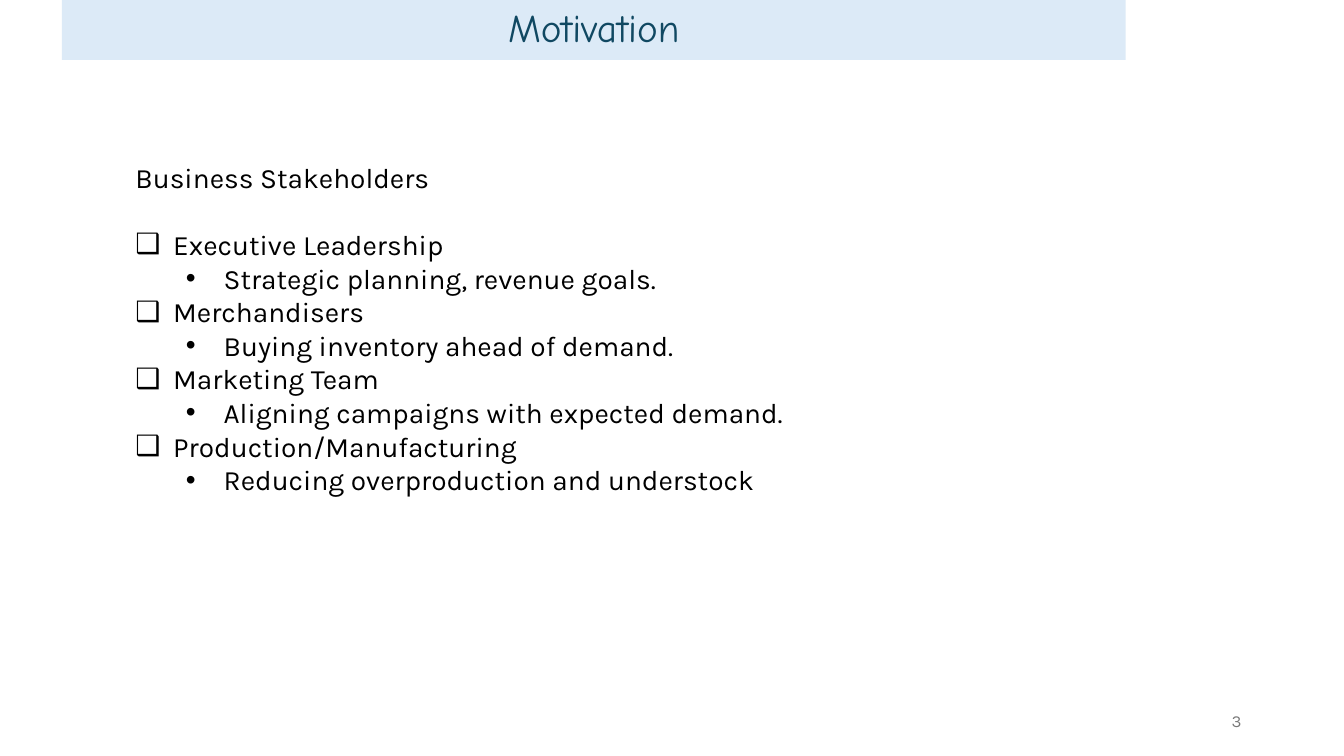
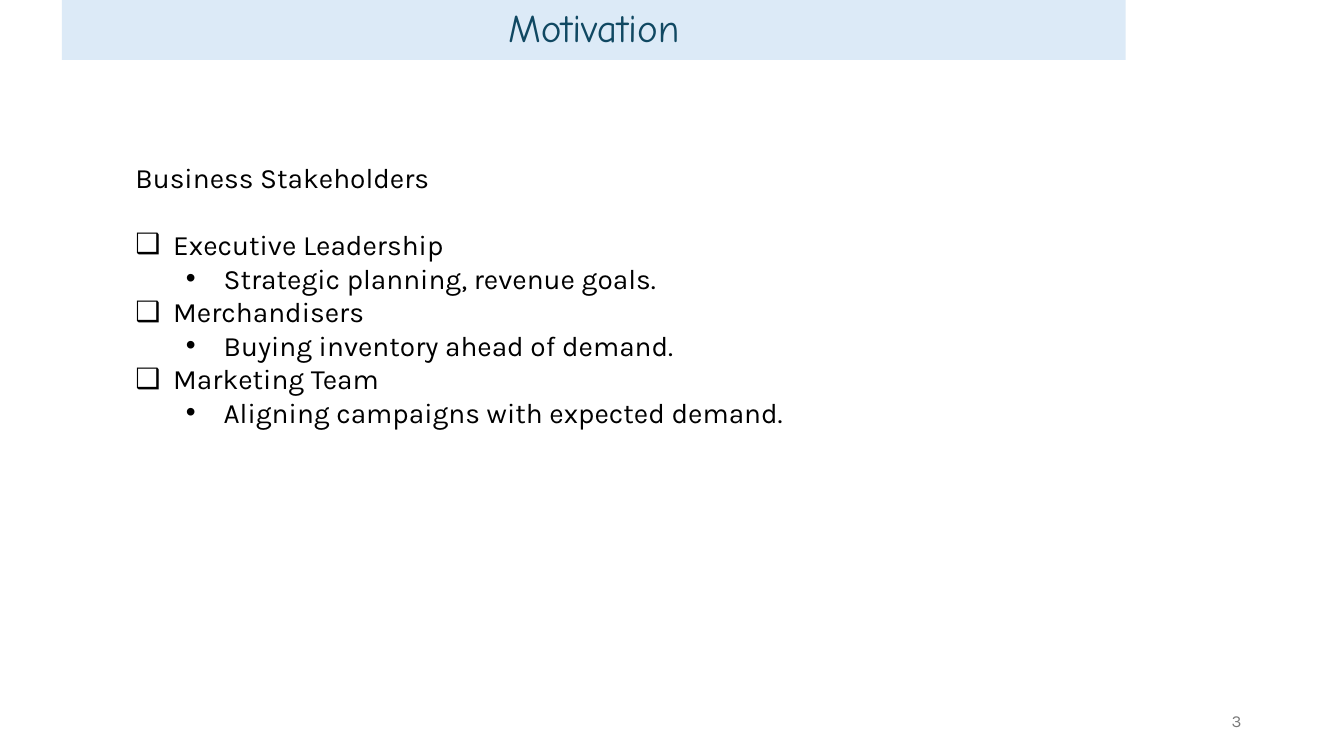
Before and after one commit to mariana-khach/Data_Science_projects, a slide deck: slide 3 of Clothing_sales_timeseries/Clothing_sales_timeseries_forecasting.pptx. Drawn at 1344x756 pixels with LibreOffice and Linux fonts; fonts in the diff are those of the drawing. Boxes give left, top, right and bottom in pixels: in the first picture for what was removed or moved away, otherwise in the second. Text is boxed around its words. In the diff, an @@ line names an element or a change of style, - is before the commit and + after.

Commit message:
updating presentation

```diff
--- a/Clothing_sales_timeseries/Clothing_sales_timeseries_forecasting.pptx
+++ b/Clothing_sales_timeseries/Clothing_sales_timeseries_forecasting.pptx
@@ text at (173, 436, 754, 497): paragraphs removed @@
-  ❑ Production/Manufacturing
-    • Reducing overproduction and understock
```
Also in this commit, not shown: 1 other slide changed, 1 other file.
